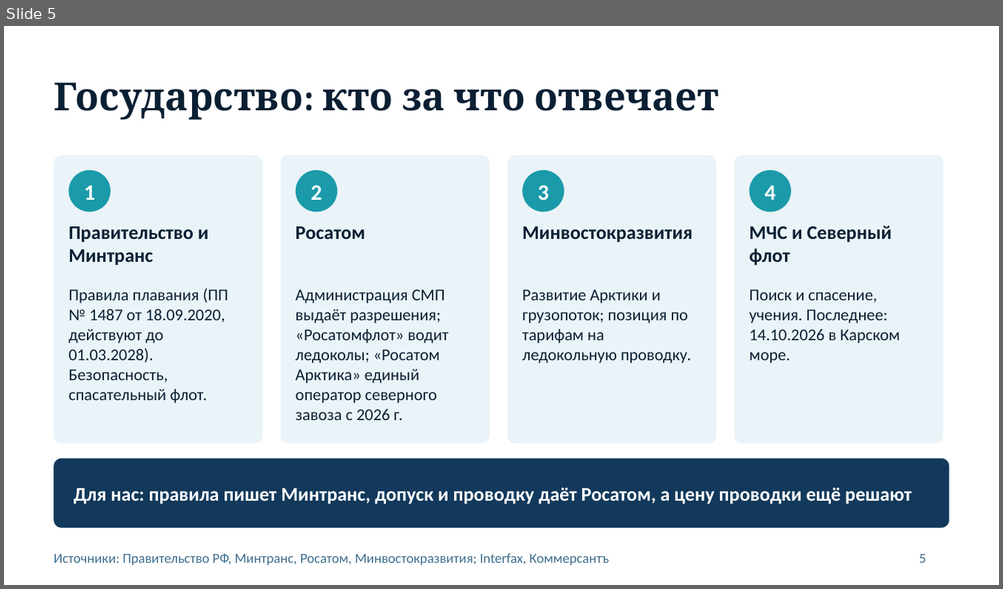
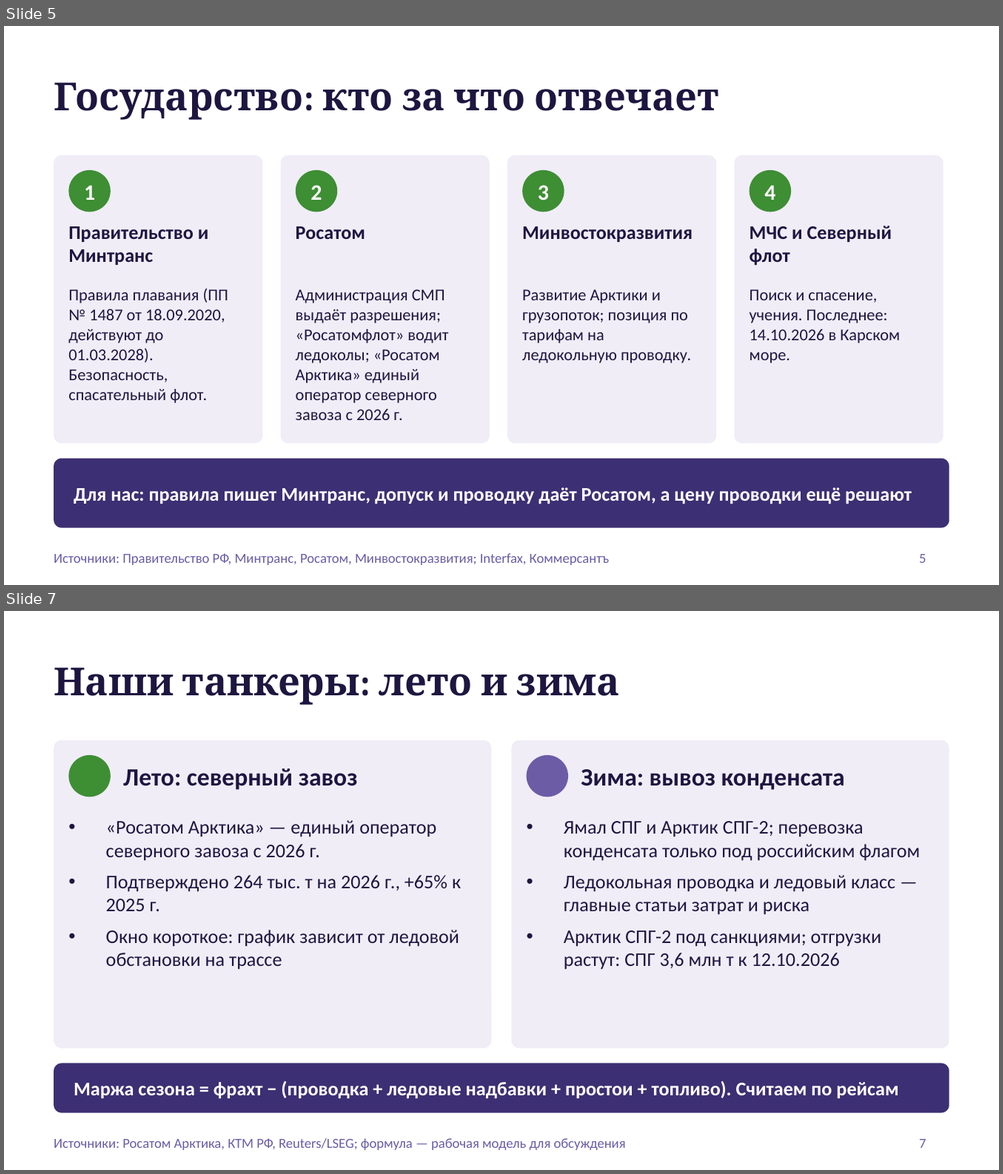
Before and after one commit to Mike-Pits/Arctic_presentation_2026_10_20, a slide deck: Arktika_dengi_i_bezopasnost.pptx. Shown one above the other, each under a label of ours: slide 5 before the commit, slides 5 and 7 after it; the slides between them are not shown. The pictures are 1003x589 and 1003x1174 pixels, drawn with LibreOffice and Linux fonts; fonts in the diff are those of the drawing; background and template pictures are left out. Boxes give left, top, right and bottom in pixels: in the first picture for what was removed or moved away, otherwise in the second. Text is boxed around its words. In the diff, an @@ line names an element or a change of style, - is before the commit and + after.

```diff
--- a/Arktika_dengi_i_bezopasnost.pptx
+++ b/Arktika_dengi_i_bezopasnost.pptx
@@ slide 7 added at bbox=[4, 611, 999, 1170], background #FFFFFF @@
@@ title added at bbox=[54, 667, 620, 705], 28 pt, text #1E1640, bold @@
+Наши танкеры: лето и зима
@@ rounded rectangle added at bbox=[54, 741, 492, 1048], fill #F0EDF7 @@
@@ rounded rectangle added at bbox=[511, 741, 949, 1048], fill #F0EDF7 @@
@@ ellipse added at bbox=[68, 755, 111, 797], fill #3E8E34 @@
@@ ellipse added at bbox=[526, 755, 568, 797], fill #6B5CA5 @@
@@ text added at bbox=[123, 769, 358, 790], 18 pt, text #1E1640, bold @@
+Лето: северный завоз
@@ text added at bbox=[580, 769, 845, 790], 18 pt, text #1E1640, bold @@
+Зима: вывоз конденсата
@@ text added at bbox=[106, 820, 461, 970], 14 pt, text #1E1640 @@
+• «Росатом Арктика» — единый оператор северного завоза с 2026 г.
+• Подтверждено 264 тыс. т на 2026 г., +65% к 2025 г.
+• Окно короткое: график зависит от ледовой обстановки на трассе
@@ text added at bbox=[563, 821, 919, 970], 14 pt, text #1E1640 @@
+• Ямал СПГ и Арктик СПГ-2; перевозка конденсата только под российским флагом
+• Ледокольная проводка и ледовый класс — главные статьи затрат и риска
+• Арктик СПГ-2 под санкциями; отгрузки растут: СПГ 3,6 млн т к 12.10.2026
@@ rounded rectangle added at bbox=[54, 1064, 949, 1113], fill #3D2F73 @@
@@ text added at bbox=[74, 1082, 898, 1099], 14 pt, text #FFFFFF, bold @@
+Маржа сезона = фрахт − (проводка + ледовые надбавки + простои + топливо). Считаем по рейсам
@@ text added at bbox=[54, 1139, 626, 1150], 10 pt, text #6B5CA5 @@
+Источники: Росатом Арктика, КТМ РФ, Reuters/LSEG; формула — рабочая модель для обсуждения
@@ page number added at bbox=[919, 1139, 925, 1148], 10 pt, text #6B5CA5 @@
+7
@@ slide 5 changed as well @@
@@ text colour #0B1F33 to #1E1640 in 9 elements at bbox=[68, 227, 209, 265], bbox=[68, 289, 229, 403], bbox=[296, 227, 365, 239], bbox=[296, 289, 448, 420], bbox=[522, 227, 692, 242], bbox=[522, 289, 691, 363], bbox=[749, 226, 892, 266], bbox=[749, 289, 899, 363], bbox=[54, 82, 719, 120] @@
@@ fill #EAF3F7 to #F0EDF7 in 4 elements at bbox=[54, 156, 262, 443], bbox=[281, 156, 489, 443], bbox=[507, 156, 716, 443], bbox=[734, 156, 943, 443] @@
@@ fill #1B9AAA to #3E8E34 in 4 elements at bbox=[68, 170, 111, 212], bbox=[296, 170, 337, 212], bbox=[522, 170, 564, 212], bbox=[749, 170, 791, 212] @@
@@ rounded rectangle at bbox=[54, 459, 949, 528]: fill #12395B to #3D2F73 @@
@@ text "Источники: Правительство РФ, Минтранс, Росатом, ..." at bbox=[54, 554, 609, 565]: text colour #3E6E8E to #6B5CA5 @@
@@ page number at bbox=[919, 554, 925, 563]: text colour #3E6E8E to #6B5CA5 @@
```
Also in this commit, not shown: 11 other slides changed, 1 slide removed, 6 other files.
